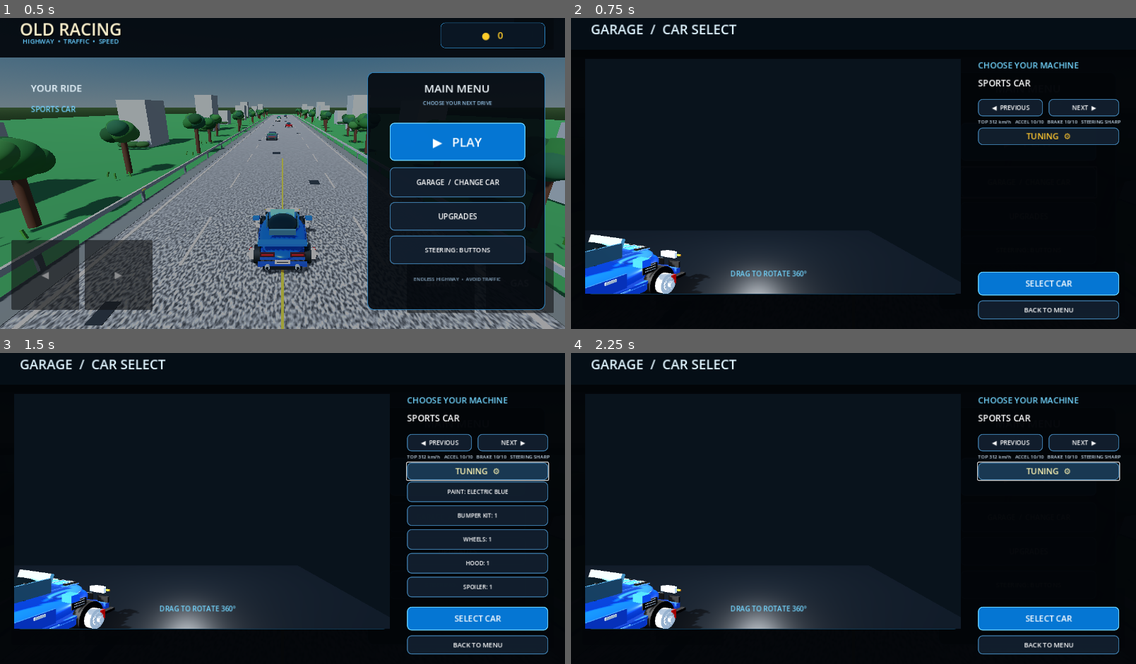
Above: before the commit, frames 1-4 (two rows, left to right).
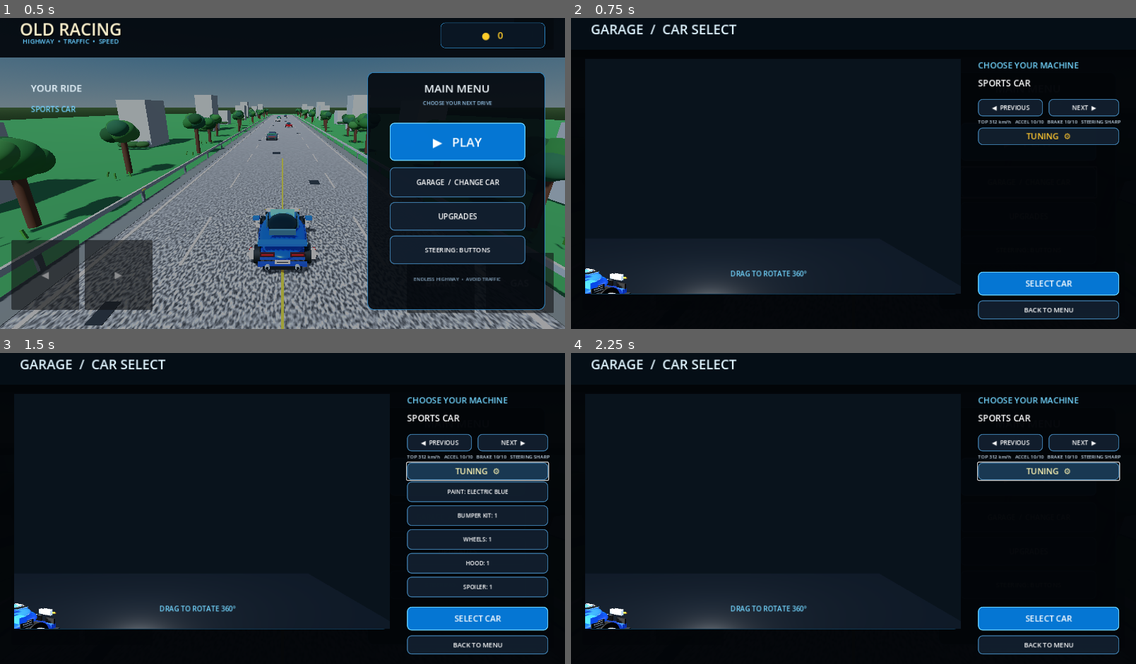
Above: after the commit, the same moments.

Repository: edtatevosiani99-create/Old-Racing
Game: Godot game, scene res://Main.tscn
The game is run twice, just before and just after one commit, with the same random seed, the same clock (stepped at 60 frames per second) and the same inputs.
Inputs:
- Up to frame 1 (0.5 s): no input
- Up to frame 2 (0.75 s): click "GARAGE / CHANGE CAR" at 0.5 s
- Up to frame 3 (1.5 s): click "▶ PLAY" at 1.25 s
- Up to frame 4 (2.25 s): click "▶ PLAY" at 2 s

Frame 1 is identical in both runs. In frame 2, 3.8% of the frame differs, in the area x 2-43%, y 69-89%; in frame 3, 3.8%; in frame 4, 3.8%.

Commit message:
Fix car selector preview framing

Diff:
--- a/godot/main.gd
+++ b/godot/main.gd
@@ -860,7 +860,7 @@
 
     var studio_floor := MeshInstance3D.new()
     var floor_mesh := PlaneMesh.new()
-    floor_mesh.size = Vector2(16.0, 16.0)
+    floor_mesh.size = Vector2(22.0, 22.0)
     studio_floor.mesh = floor_mesh
     studio_floor.position.y = -0.08
     studio_floor.material_override = _mat(Color(0.045, 0.065, 0.085), 0.28, 0.42)
@@ -883,9 +883,10 @@
     preview_world.add_child(rim_light)
 
     var studio_camera := Camera3D.new()
-    studio_camera.position = Vector3(3.5, 2.45, 5.0)
-    studio_camera.look_at(Vector3(0, 0.62, 0), Vector3.UP)
-    studio_camera.fov = 46.0
+    # Wider studio framing keeps the complete car visible in the selector.
+    studio_camera.position = Vector3(5.2, 3.3, 7.6)
+    studio_camera.look_at(Vector3(0, 0.72, 0), Vector3.UP)
+    studio_camera.fov = 38.0
     preview_world.add_child(studio_camera)
     studio_camera.current = true
 
